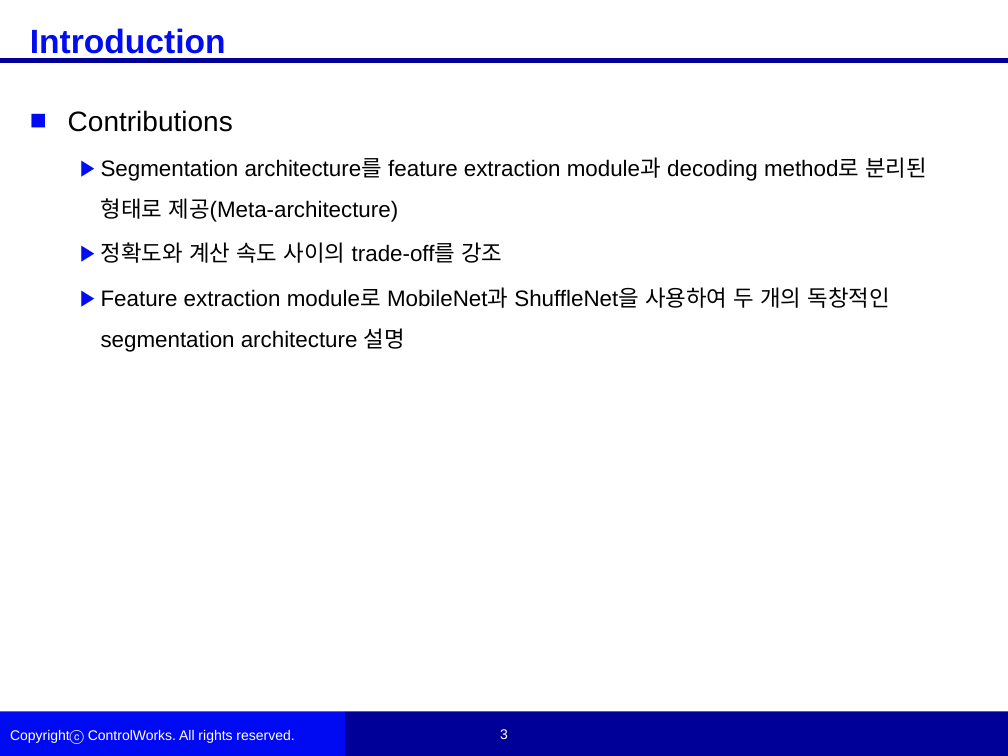
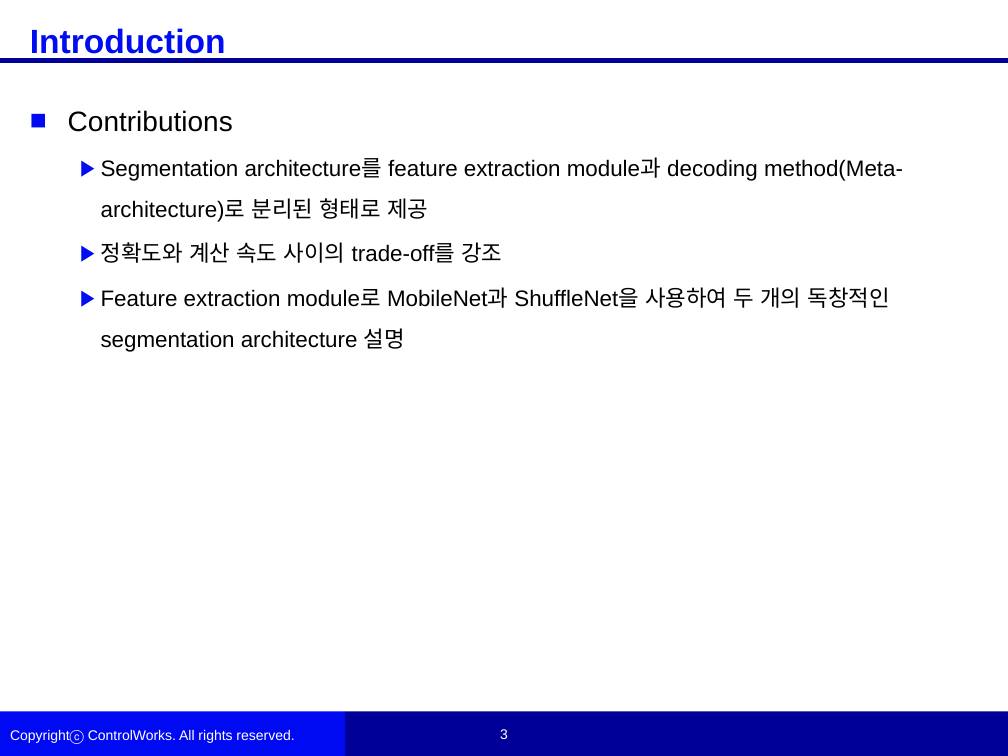
Before and after one commit to woojinKwon/deep_learning_paper, a slide deck: slide 3 of RTSEG_REAL-TIME SEMANTIC SEGMENTATION COMPARATIVE STUDY_논문정리.pptx. Drawn at 1008x756 pixels with LibreOffice and Linux fonts; fonts in the diff are those of the drawing; background and template pictures are left out. Boxes give left, top, right and bottom in pixels: in the first picture for what was removed or moved away, otherwise in the second. Text is boxed around its words. In the diff, an @@ line names an element or a change of style, - is before the commit and + after.

```diff
--- a/RTSEG_REAL-TIME SEMANTIC SEGMENTATION COMPARATIVE STUDY_논문정리.pptx
+++ b/RTSEG_REAL-TIME SEMANTIC SEGMENTATION COMPARATIVE STUDY_논문정리.pptx
@@ text at <box>101,159,903,222</box>: text changed @@
-  ▶ Segmentation architecture를 feature extraction module과 decoding method로 분리된 형태로 제공(Meta-architecture)
+  ▶ Segmentation architecture를 feature extraction module과 decoding method(Meta-architecture)로 분리된 형태로 제공
```
Also in this commit, not shown: 3 other slides changed, 5 slides added, 5 slides removed.
